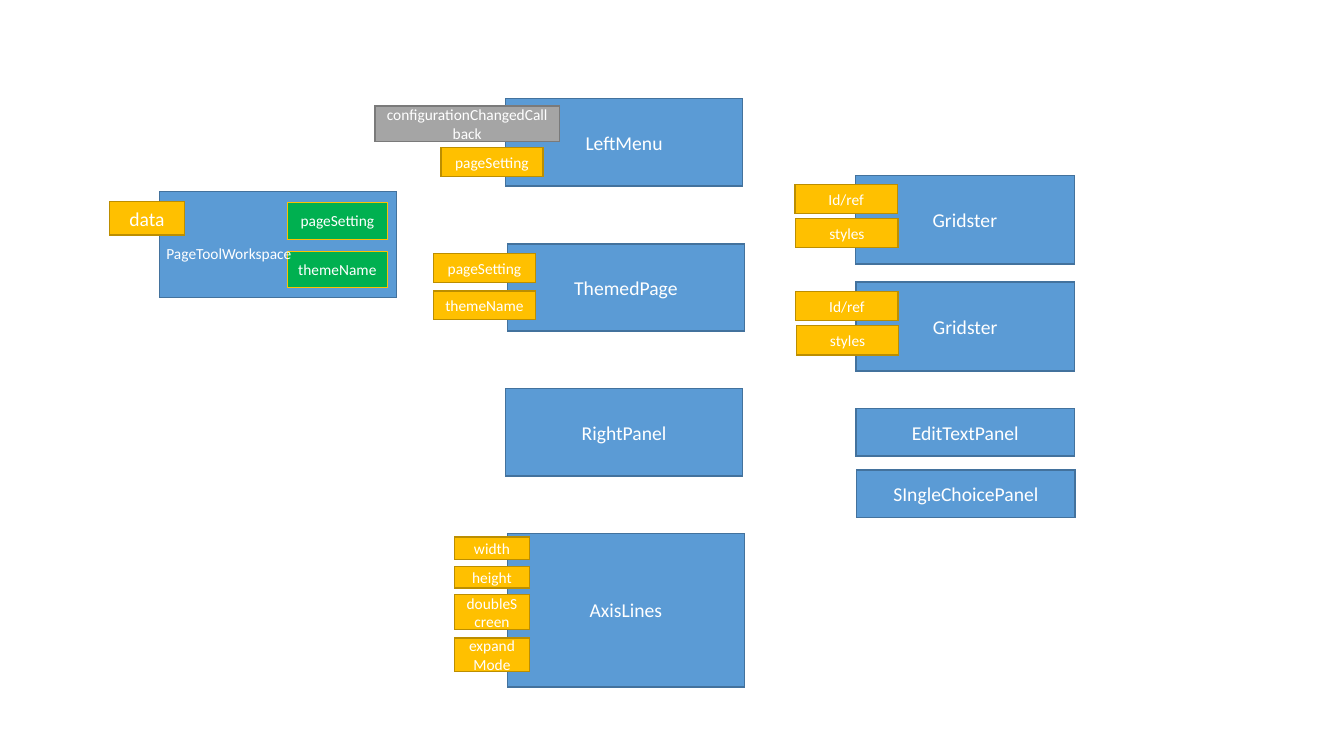
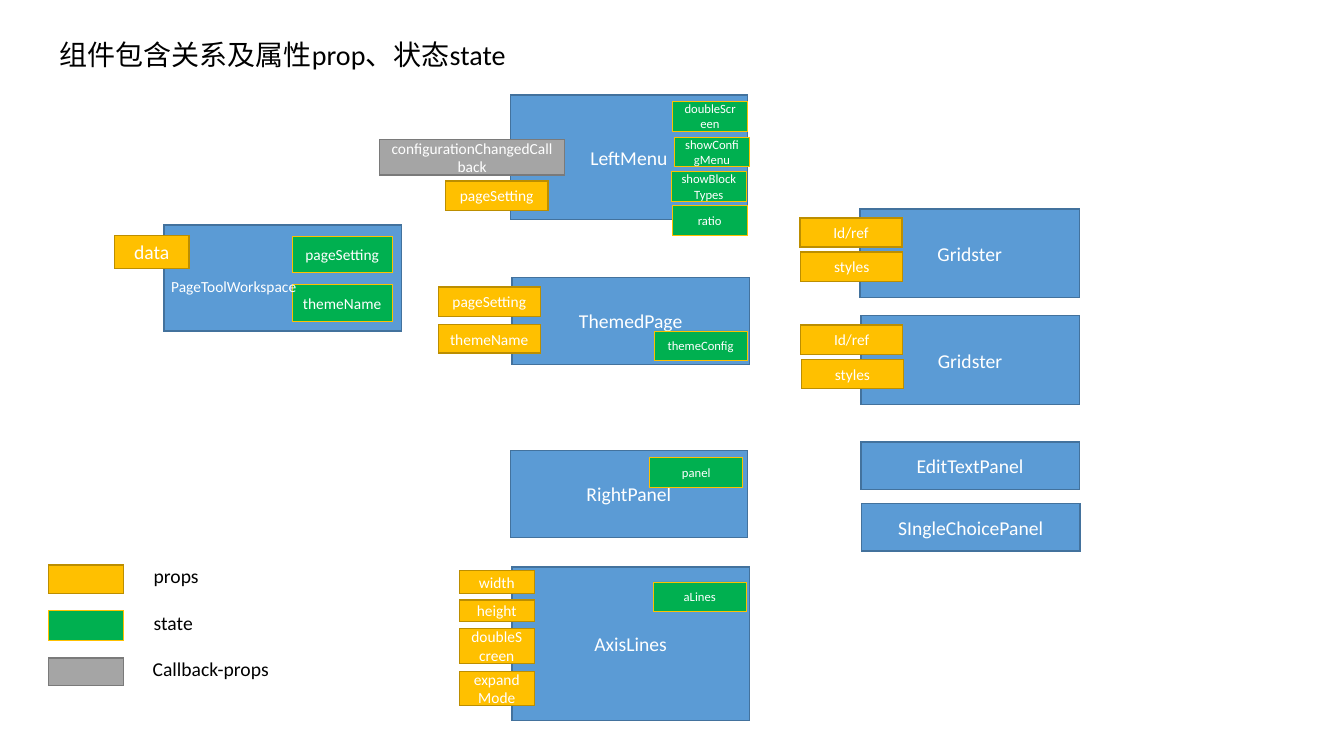
Before and after one commit to qcgm1978/AuthoringTool, a slide deck: slide 3 of doc/AuthoringTool Design.pptx. Drawn at 1344x756 pixels with LibreOffice and Linux fonts; fonts in the diff are those of the drawing. Boxes give left, top, right and bottom in pixels: in the first picture for what was removed or moved away, otherwise in the second. Text is boxed around its words. In the diff, an @@ line names an element or a change of style, - is before the commit and + after.

```diff
--- a/doc/AuthoringTool Design.pptx
+++ b/doc/AuthoringTool Design.pptx
@@ title added at [59,41,505,70], 20 pt, text #000000 @@
+组件包含关系及属性prop、状态state
@@ rectangle "LeftMenu": place and size @@
-rectangle "LeftMenu" at [506,99,743,187]
+rectangle "LeftMenu" at [510,95,747,220]
@@ rectangle added at [673,102,747,131], fill #00B050, outline #FFC000 0.5 pt, 9 pt, text #FFFFFF @@
+doubleScreen
@@ rectangle added at [675,137,749,166], fill #00B050, outline #FFC000 0.5 pt, 9 pt, text #FFFFFF @@
+showConfigMenu
@@ rectangle added at [671,171,746,201], fill #00B050, outline #FFC000 0.5 pt, 9 pt, text #FFFFFF @@
+showBlockTypes
@@ rectangle added at [673,206,747,235], fill #00B050, outline #FFC000 0.5 pt, 9 pt, text #FFFFFF @@
+ratio
@@ 22 rectangles, 1 text: place and size @@
-22 rectangles, 1 text at [110,106,1076,687]
+22 rectangles, 1 text at [114,139,1081,720]
@@ rectangle added at [654,331,747,360], fill #00B050, outline #FFC000 0.5 pt, 9 pt, text #FFFFFF @@
+themeConfig
@@ rectangle "RightPanel": place and size @@
-rectangle "RightPanel" at [506,388,743,476]
+rectangle "RightPanel" at [510,451,747,538]
@@ rectangle added at [650,458,743,487], fill #00B050, outline #FFC000 0.5 pt, 9 pt, text #FFFFFF @@
+panel
@@ rectangle added at [48,565,123,593], fill #FFC000, outline #BD8E00 1 pt @@
@@ text added at [154,573,199,586], 14 pt, text #000000 @@
+props
@@ rectangle added at [653,582,746,611], fill #00B050, outline #FFC000 0.5 pt, 9 pt, text #FFFFFF @@
+aLines
@@ rectangle added at [48,611,123,640], fill #00B050, outline #FFC000 0.5 pt @@
@@ text added at [154,617,193,630], 14 pt, text #000000 @@
+state
@@ rectangle added at [48,658,123,687], fill #A5A5A5, outline #7A7A7A 1 pt @@
@@ text added at [153,662,269,679], 14 pt, text #000000 @@
+Callback-props
```
Also in this commit, not shown: 1 other slide changed, 3 slides added, 2 slides removed, 2 other files.
